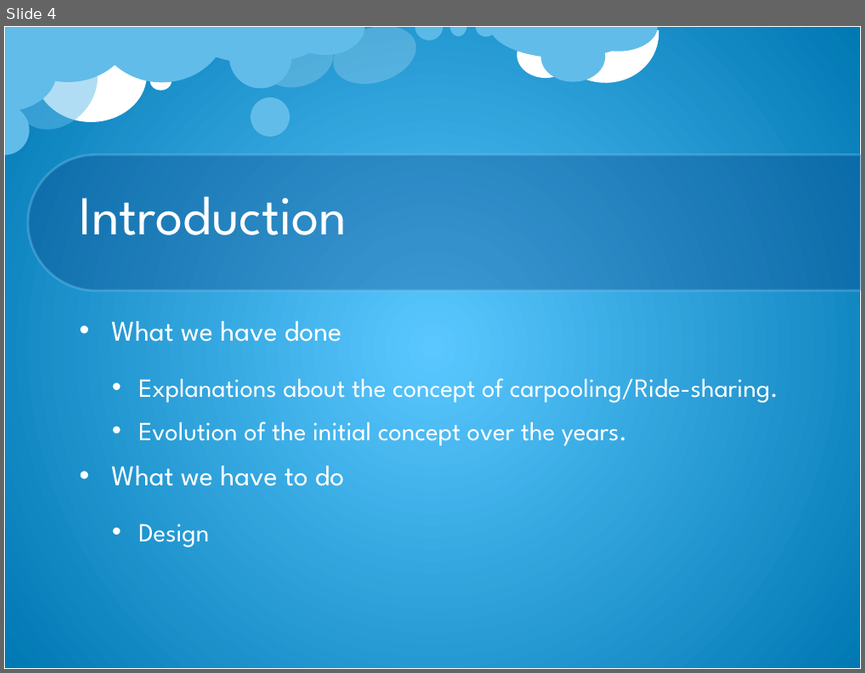
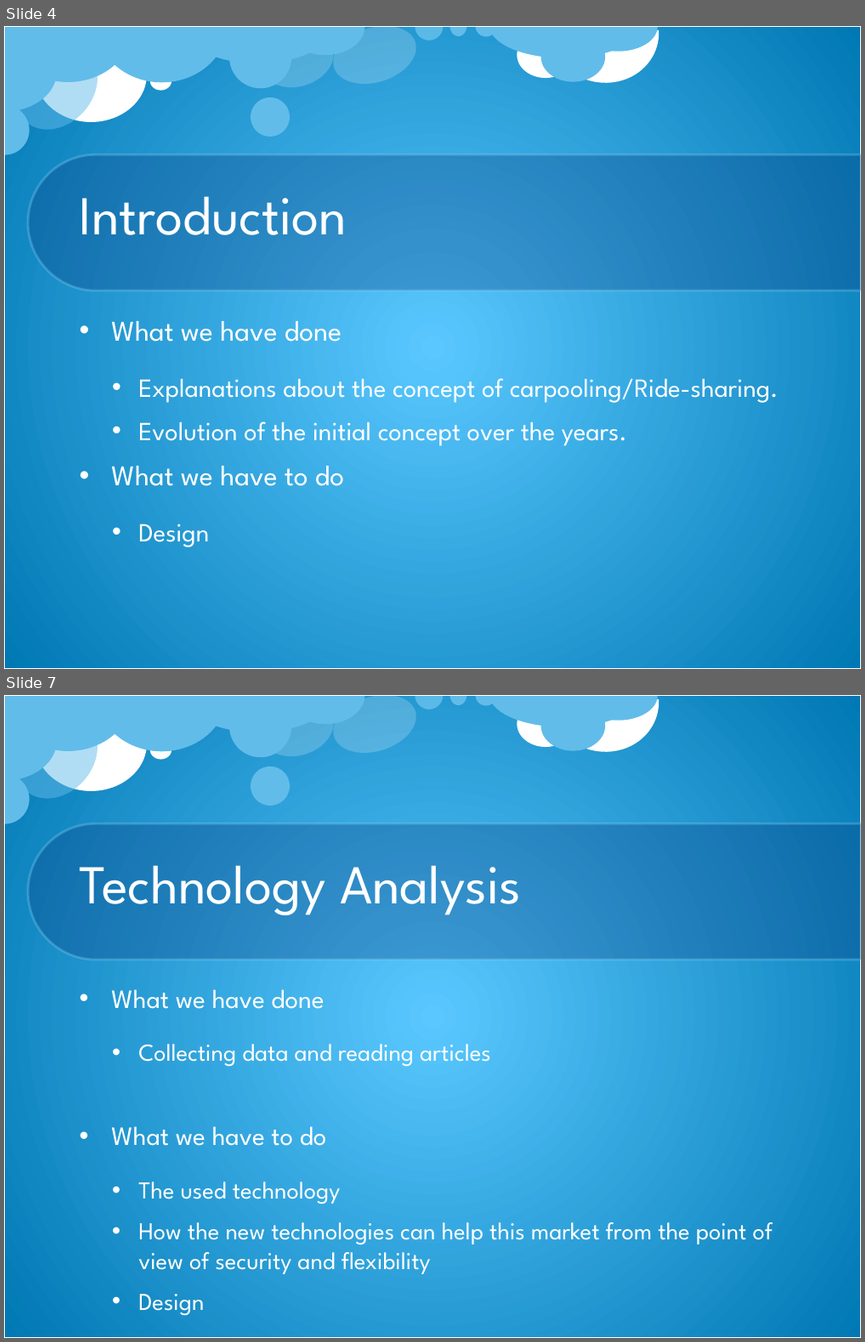
Before and after one commit to Massine/MyChe, a slide deck: Presentations/Presentation3_Progress.pptx. Shown one above the other, each under a label of ours: slide 4 before the commit, slides 4 and 7 after it; the slides between them are not shown. The pictures are 865x673 and 865x1342 pixels, drawn with LibreOffice and Linux fonts; fonts in the diff are those of the drawing; background and template pictures are left out. Boxes give left, top, right and bottom in pixels: in the first picture for what was removed or moved away, otherwise in the second. Text is boxed around its words. In the diff, an @@ line names an element or a change of style, - is before the commit and + after.

```diff
--- a/Presentations/Presentation3_Progress.pptx
+++ b/Presentations/Presentation3_Progress.pptx
@@ slide 7 added at [4, 695, 861, 1338], background picture (left out); not listed: 23 template elements that a slide beside it also shows @@
@@ title added at [80, 865, 522, 915], 46 pt, text #FFFFFF @@
+Technology Analysis
@@ text added at [111, 989, 772, 1274], 20.4 pt, text #FFFFFF @@
+• What we have done
+  • Collecting data and reading articles
+• What we have to do
+  • The used technology
+  • How the new technologies can help this market from the point of view of security and flexibility
+  • Design
```
Also in this commit, not shown: 2 slides changed, 5 other slides added.
